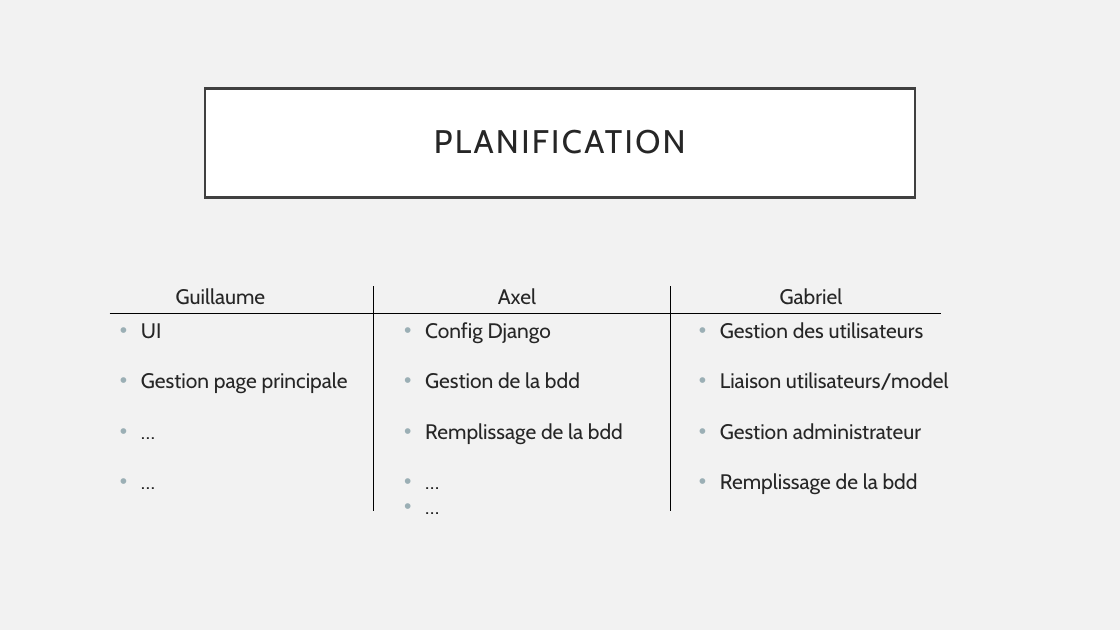
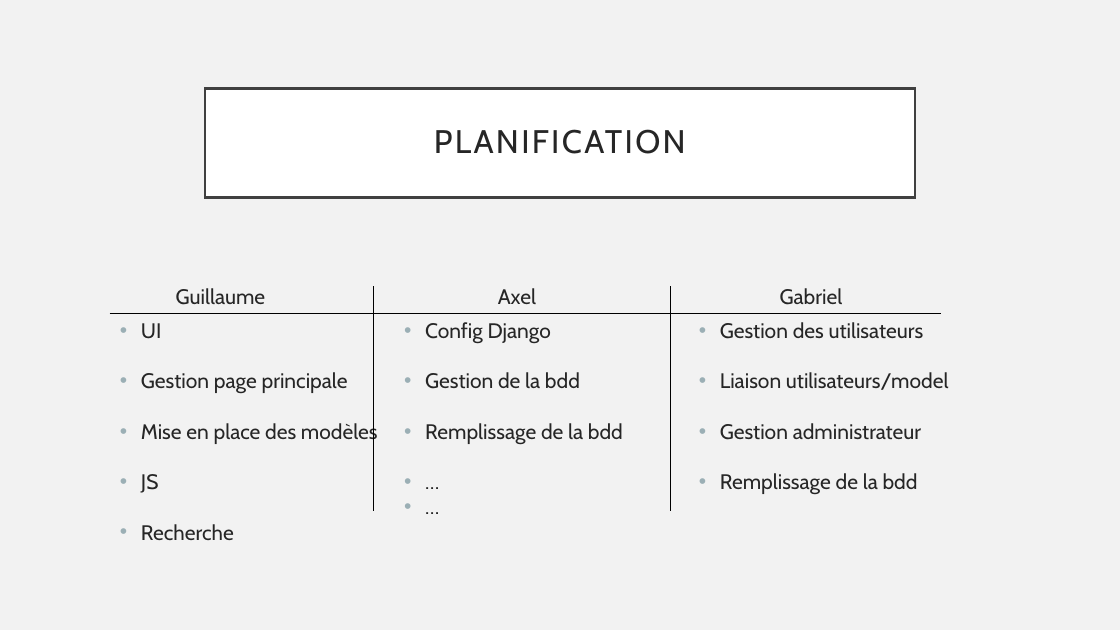
Before and after one commit to HE-Arc/BeerReviews, a slide deck: slide 5 of PresentationBeerReview.pptx. Drawn at 1120x630 pixels with LibreOffice and Linux fonts; fonts in the diff are those of the drawing. Boxes give left, top, right and bottom in pixels: in the first picture for what was removed or moved away, otherwise in the second. Text is boxed around its words. In the diff, an @@ line names an element or a change of style, - is before the commit and + after.

Commit message:
meh

```diff
--- a/PresentationBeerReview.pptx
+++ b/PresentationBeerReview.pptx
@@ text at [141, 421, 378, 540]: text changed @@
-• …
-• …
+• Mise en place des modèles
+• JS
+• Recherche
```
